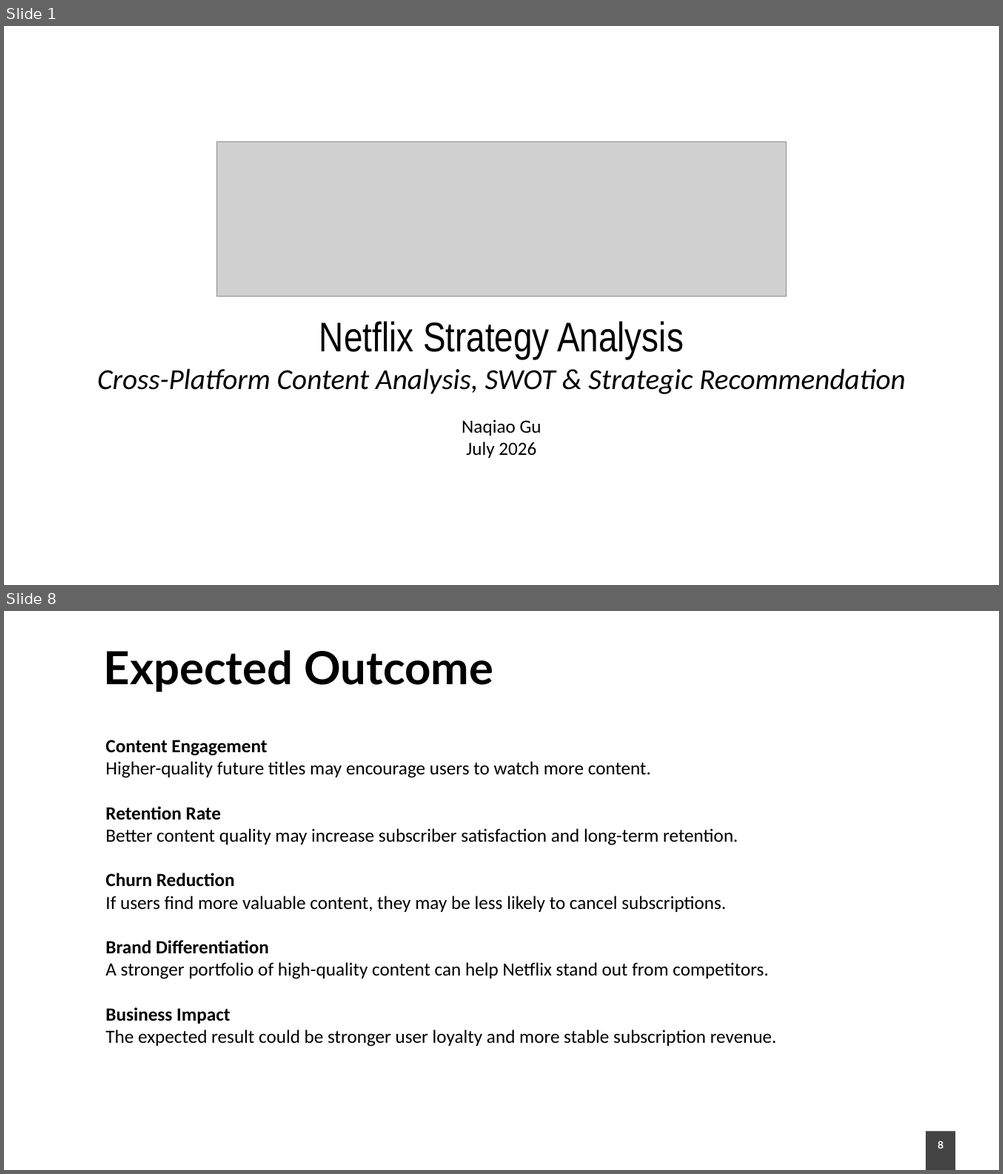
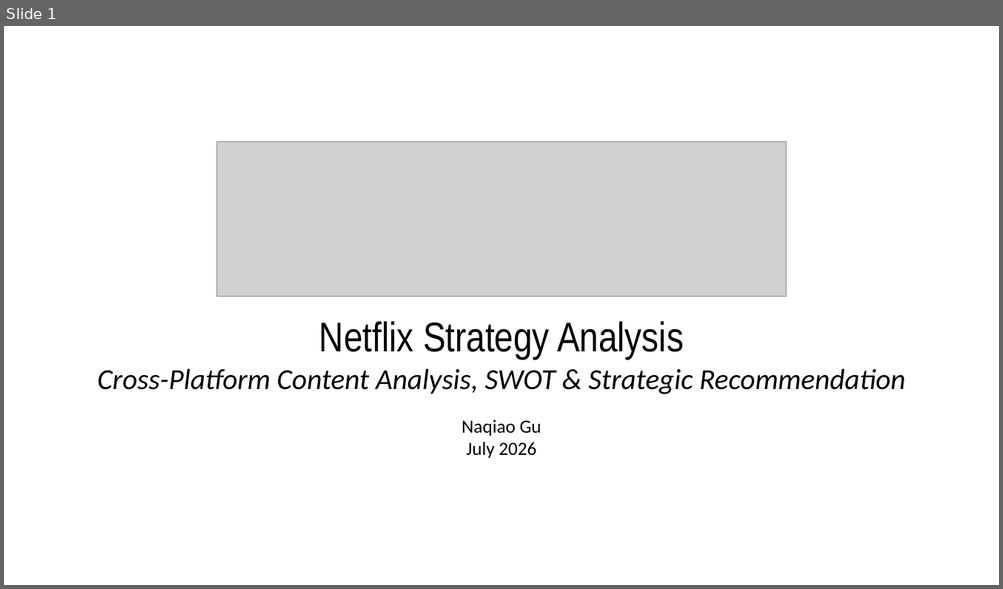
Before and after one commit to irgengu-ai/streaming-bi-svod, a slide deck: presentation/Netflix_Strategy_Analysis.pptx. Shown one above the other, each under a label of ours: slides 1 and 8 before the commit, slide 1 after it; the slides between them are not shown. The pictures are 1003x1174 and 1003x589 pixels, drawn with LibreOffice and Linux fonts; fonts in the diff are those of the drawing; grey boxes stand for pictures; background and template pictures are left out. Boxes give left, top, right and bottom in pixels: in the first picture for what was removed or moved away, otherwise in the second. Text is boxed around its words. In the diff, an @@ line names an element or a change of style, - is before the commit and + after.

```diff
--- a/presentation/Netflix_Strategy_Analysis.pptx
+++ b/presentation/Netflix_Strategy_Analysis.pptx
@@ slide 8 removed at [4,611,999,1170], background picture (left out) @@
@@ title removed at [104,650,493,692] @@
-Expected Outcome
@@ text removed at [105,740,777,1047] @@
-Content Engagement
-Higher-quality future titles may encourage users to watch more content.
-Retention Rate
-Better content quality may increase subscriber satisfaction and long-term retention.
-Churn Reduction
-If users find more valuable content, they may be less likely to cancel subscriptions.
-Brand Differentiation
-A stronger portfolio of high-quality content can help Netflix stand out from competitors.
-Business Impact
-The expected result could be stronger user loyalty and more stable subscription revenue.
@@ rectangle removed at [925,1132,956,1170] @@
@@ page number removed at [937,1142,943,1149] @@
-8
```
Also in this commit, not shown: 6 slides changed, 2 slides added.
